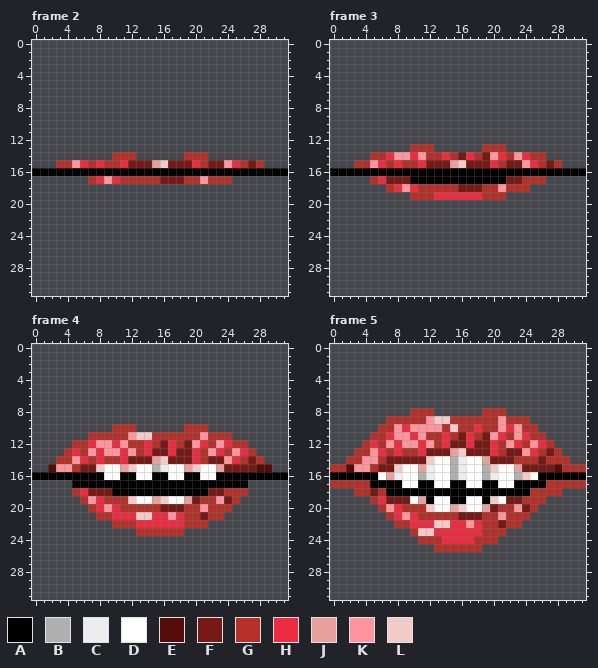
Edited in one commit: pixel-art file (Assets/Sprites/Shekhinah/mouth/mouth.ase). The picture above is the old version.
32x32 pixels, 6 frames. Colours within 5 levels of each other are drawn and written as one. Shown: frame 2, frame 3, frame 4, frame 5. The commit also changed other frames, which this record leaves out.
Palette (. is transparent): A #000000  B #b0b0b0  C #ededed  D #ffffff  E #550c08  F #771914  G #b43029  H #ee2c41  J #e8a09c  K #ff959c  L #f4cac8
Once edited:
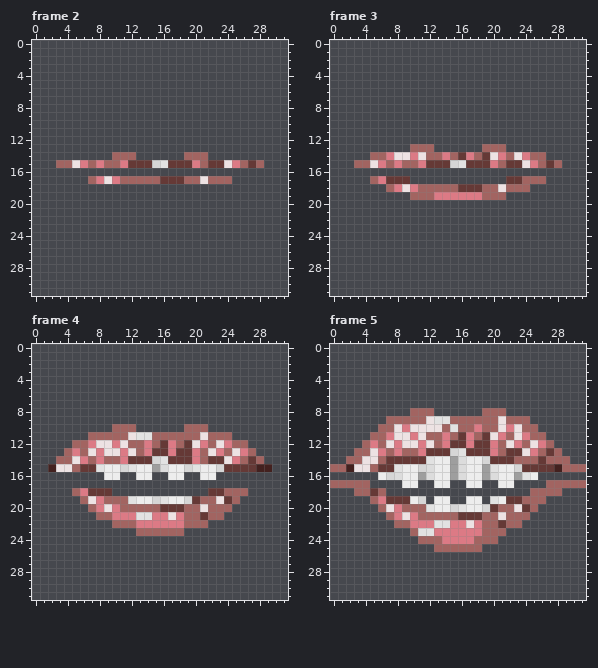
Change:
{"colour":"B","old":"#b0b0b0","new":"#9e9e9e"}
{"colour":"C","old":"#ededed","new":"#dcdcdc"}
{"colour":"D","old":"#ffffff","new":"#ededed"}
{"colour":"E","old":"#550c08","new":"#43211f"}
{"colour":"F","old":"#771914","new":"#653936"}
{"colour":"G","old":"#b43029","new":"#a26461"}
{"colour":"H","old":"#ee2c41","new":"#dc7a85"}
{"colour":"J","old":"#e8a09c","new":"#d6d6d6"}
{"colour":"K","old":"#ff959c","new":"#ede2e3"}
{"colour":"L","old":"#f4cac8","new":"#e2e2e2"}
{"where": "frame 2"}
{"frame":2,"y":16,"x":0,"old":"AAAAAAAAAAAAAAAAAAAAAAAAAAAAAAAA","new":"................................"}
{"where": "frame 3"}
{"frame":3,"y":16,"x":0,"old":"AAAAAAAAAAAAAAAAAAAAAAAAAAAAAAAA","new":"................................"}
{"frame":3,"y":17,"x":10,"old":"AAAAAAAAAAAA","new":"............"}
{"where": "frame 4"}
{"frame":4,"y":16,"x":0,"old":"AAAAAAAAA","new":"........."}
{"frame":4,"y":16,"x":11,"old":"AA","new":".."}
{"frame":4,"y":16,"x":15,"old":"AA","new":".."}
{"frame":4,"y":16,"x":19,"old":"AA","new":".."}
{"frame":4,"y":16,"x":23,"old":"AAAAAAAAA","new":"........."}
{"frame":4,"y":17,"x":5,"old":"AAAAAAAAAAAAAAAAAAAAAA","new":"......................"}
{"frame":4,"y":18,"x":10,"old":"AAAAAAAAAAAA","new":"............"}
{"where": "frame 5"}
{"frame":5,"y":16,"x":0,"old":"AAAAAA","new":"......"}
{"frame":5,"y":16,"x":26,"old":"AAAAAA","new":"......"}
{"frame":5,"y":17,"x":5,"old":"AAAA","new":"...."}
{"frame":5,"y":17,"x":11,"old":"AA","new":".."}
{"frame":5,"y":17,"x":15,"old":"AA","new":".."}
{"frame":5,"y":17,"x":19,"old":"AA","new":".."}
{"frame":5,"y":17,"x":23,"old":"AAAA","new":"...."}
{"frame":5,"y":18,"x":7,"old":"AAAAAAAAAAAAAAAAAA","new":".................."}
{"frame":5,"y":19,"x":12,"old":"A","new":"."}
{"frame":5,"y":19,"x":15,"old":"AA","new":".."}
{"frame":5,"y":19,"x":19,"old":"A","new":"."}
{"label":"changed","picture_box":[32,152,288,184]}
{"label":"changed","picture_box":[330,144,586,200]}
{"label":"changed","picture_box":[32,424,288,536]}
{"label":"changed","picture_box":[330,408,586,552]}
